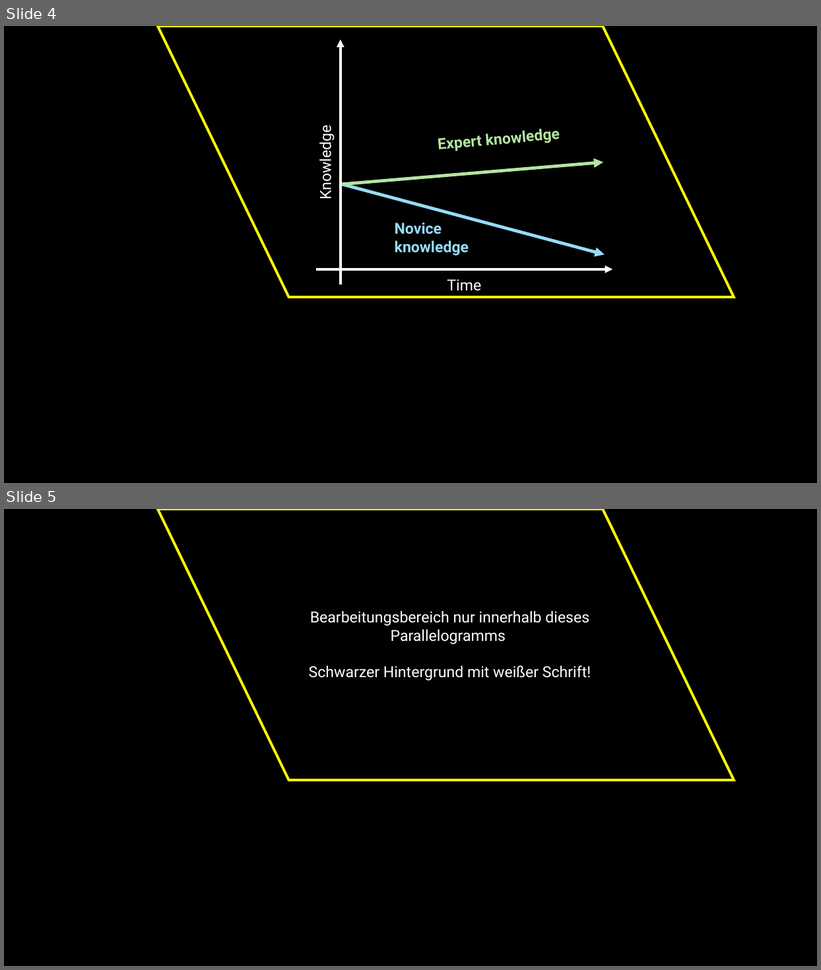
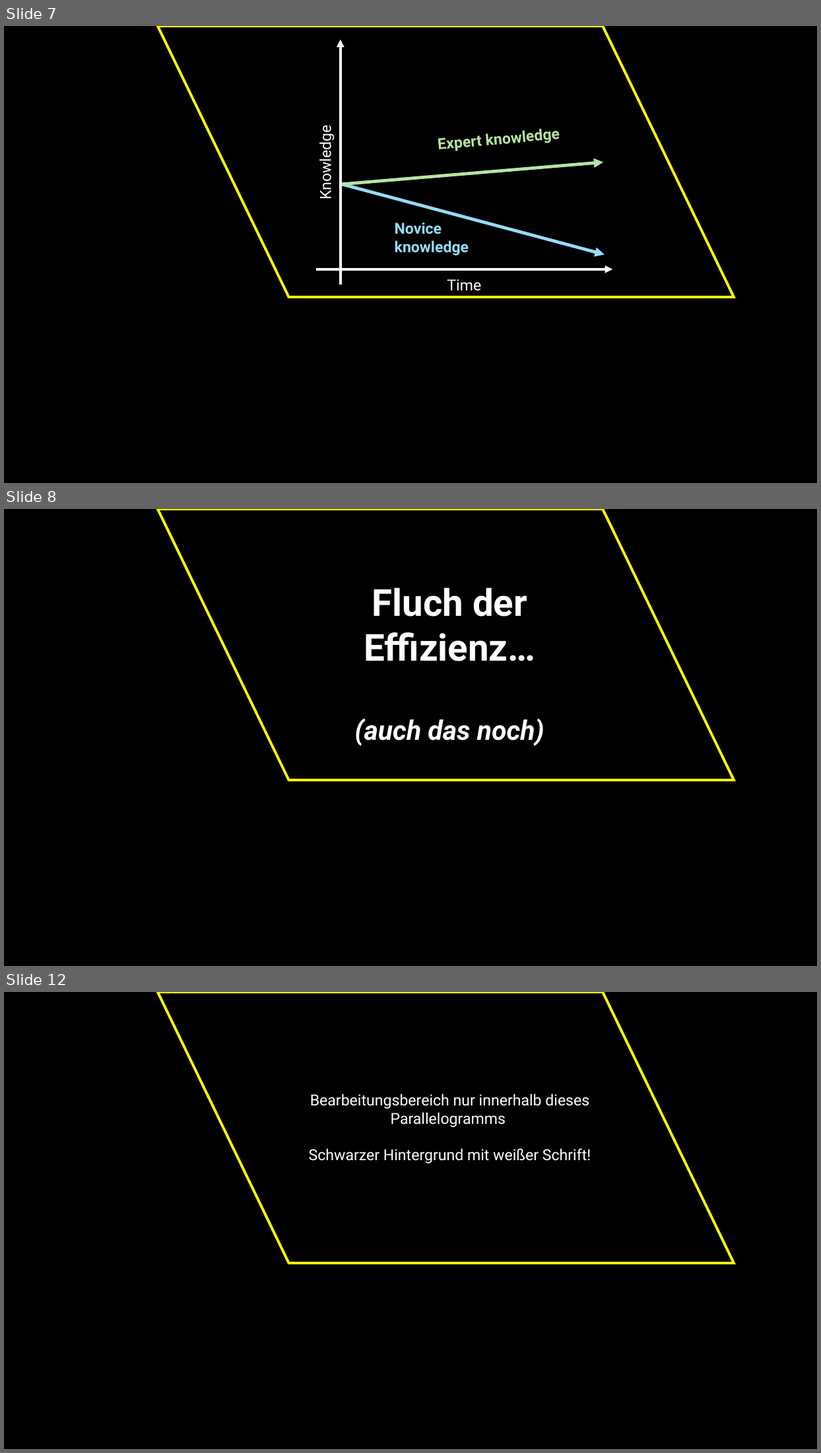
Before and after one commit to jkruppa/teaching, a slide deck: talks/202510_roulette/Kruppa_Scheetz.pptx. Shown one above the other, each under a label of ours: slides 4 and 5 before the commit, slides 7, 8 and 12 after it; the slides between them are not shown. The pictures are 821x970 and 821x1453 pixels, drawn with LibreOffice and Linux fonts; fonts in the diff are those of the drawing. Boxes give left, top, right and bottom in pixels: in the first picture for what was removed or moved away, otherwise in the second. Text is boxed around its words. In the diff, an @@ line names an element or a change of style, - is before the commit and + after.

```diff
--- a/talks/202510_roulette/Kruppa_Scheetz.pptx
+++ b/talks/202510_roulette/Kruppa_Scheetz.pptx
@@ slide 8 added at bbox=[4, 509, 817, 966], background #000000 @@
@@ parallelogram added at bbox=[158, 509, 734, 780], fill #000000, outline #FFFF00 3 pt @@
@@ text added at bbox=[355, 588, 545, 746], 44 pt, text #FFFFFF, bold @@
+Fluch der Effizienz…
+(auch das noch)
@@ what was slide 4 is now slide 7 @@
@@ what was slide 5 is now slide 12 @@
```
Also in this commit, not shown: 6 other slides added, 3 other files.
